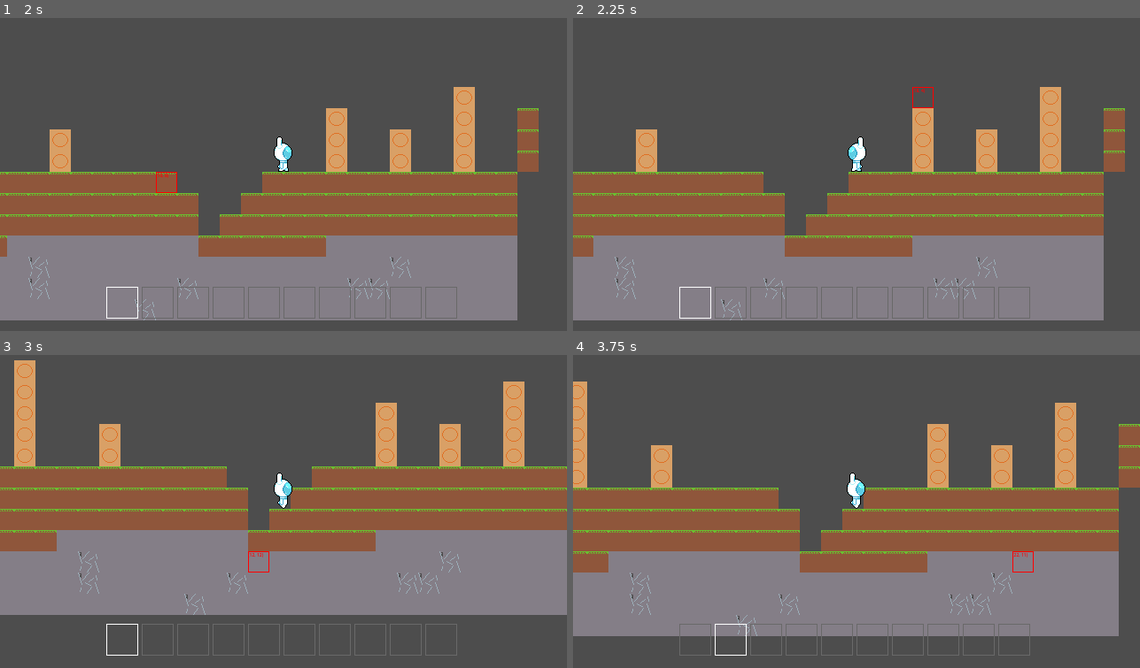
Above: before the commit, frames 1-4 (two rows, left to right).
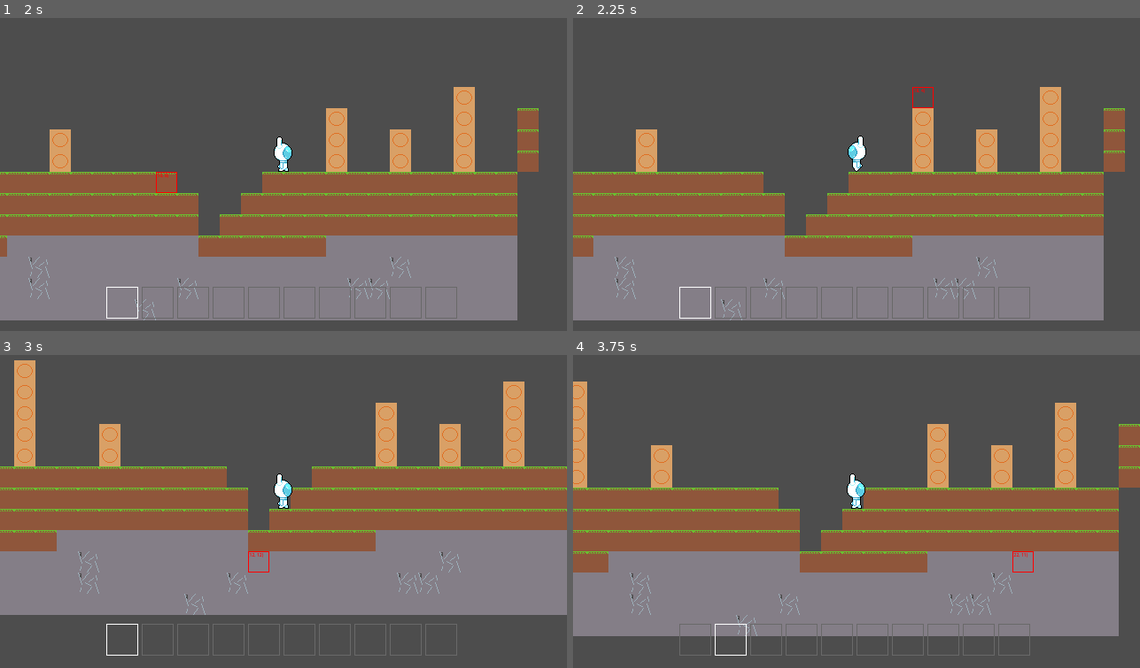
Above: after the commit, the same moments.

Repository: GriffinRio/Game-likeJam10
Game: Godot game, scene res://main.tscn
Same seed, same stepped clock (60 frames per second), same inputs: the game is played once before the commit and once after it.
Inputs (mouse positions are in pixels of both pictures, inside the frame that each line leads up to):
- Up to frame 1 (2 s): move the mouse to (408, 155) at 0.52 s; hold D (Move_Right) from 0.53 s (still down); click (408, 155) at 0.6 s; tap W (Jump) at 0.77, 1.52 s; move the mouse to (170, 187) at 1.27 s; click (170, 187) at 1.35 s
- Up to frame 2 (2.25 s): move the mouse to (913, 102) at 2.02 s; release D (Move_Right) at 2.03 s; hold A (Move_Left) from 2.03 s (still down); hold 1 (Direct_Item_Switch) from 2.03 s (still down)
- Up to frame 3 (3 s): click (340, 439) at 2.3 s; move the mouse to (255, 570) at 2.77 s; release A (Move_Left) at 2.78 s; release 1 (Direct_Item_Switch) at 2.78 s; hold D (Move_Right) from 2.78 s (still down); right-click (255, 570) at 2.85 s
- Up to frame 4 (3.75 s): keep holding D (Move_Right); tap W (Jump) at 3.02 s; click (828, 570) at 3.05 s; move the mouse to (1026, 555) at 3.52 s; hold Mouse wheel down (Switch_Item_Down) from 3.53 s (still down)

Frame 1 is identical in both runs. In frame 2, 0.1% of the frame differs, in the area x 48-52%, y 37-50%; in frame 3, 0.1%; in frame 4, 0.1%.

Commit message:
Animation state machine oh yeah

Diff:
--- a/gameLikeJam10/Characters/player.gd
+++ b/gameLikeJam10/Characters/player.gd
@@ -16,11 +16,12 @@
 @onready var inventory : Inventory = $Inventory
 @onready var _animated_sprite : AnimatedSprite2D = $AnimatedSprite2D
 @onready var collision_shape_2d : CollisionShape2D = $CollisionShape2D
-
+@onready var animation_tree : AnimationTree = $AnimationTree
 var is_mining : bool
 var equipped : int
 
 func _ready() -> void:
+	animation_tree.active = true
 	var hitbox : RectangleShape2D = collision_shape_2d.shape
 	RADIUS_Y = hitbox.size.y / 2.0
 	RADIUS_X = hitbox.size.x / 2.0
@@ -46,14 +47,15 @@
 
 	# Get the input direction and handle the movement/deceleration and animation.
 	var direction := Input.get_axis("Move_Left", "Move_Right")
+	animation_tree.set("parameters/Move/blend_position", direction)
+	animation_tree.set("parameters/conditions/is_mining", is_mining)
+	animation_tree.set("parameters/conditions/!is_mining", !is_mining)
+
 	if direction:
-		_animated_sprite.play("Player_Walk")
 		_animated_sprite.flip_h = (direction < 0)
 		velocity.x = direction * SPEED
 	else:
 		velocity.x = move_toward(velocity.x, 0, SPEED)
-		if(not is_mining):
-			_animated_sprite.play("Player_Idle")
 
 	move_and_slide()
 
@@ -75,10 +77,6 @@
 		is_mining = !is_mining
 		print("mining: " + str(is_mining))
 		mining.emit(is_mining, get_equipped())
-		if(is_mining):
-			_animated_sprite.play("Player_Mine")
-		else:
-			_animated_sprite.play("Player_Idle")
 
 ## changes equipped
 func change_equipped(index : int) -> void:
--- a/gameLikeJam10/Characters/player.tscn
+++ b/gameLikeJam10/Characters/player.tscn
@@ -85,6 +85,139 @@
 "speed": 5.0
 }]
 
+[sub_resource type="Animation" id="Animation_65n15"]
+length = 0.2
+loop_mode = 1
+step = 0.2
+tracks/0/type = "value"
+tracks/0/imported = false
+tracks/0/enabled = true
+tracks/0/path = NodePath("AnimatedSprite2D:animation")
+tracks/0/interp = 0
+tracks/0/loop_wrap = true
+tracks/0/keys = {
+"times": PackedFloat32Array(0),
+"transitions": PackedFloat32Array(1),
+"update": 0,
+"values": [&"Player_Idle"]
+}
+tracks/1/type = "value"
+tracks/1/imported = false
+tracks/1/enabled = true
+tracks/1/path = NodePath("AnimatedSprite2D:frame")
+tracks/1/interp = 0
+tracks/1/loop_wrap = true
+tracks/1/keys = {
+"times": PackedFloat32Array(0),
+"transitions": PackedFloat32Array(1),
+"update": 0,
+"values": [0]
+}
+
+[sub_resource type="Animation" id="Animation_l48on"]
+length = 0.8
+loop_mode = 1
+step = 0.2
+tracks/0/type = "value"
+tracks/0/imported = false
+tracks/0/enabled = true
+tracks/0/path = NodePath("AnimatedSprite2D:animation")
+tracks/0/interp = 0
+tracks/0/loop_wrap = true
+tracks/0/keys = {
+"times": PackedFloat32Array(0),
+"transitions": PackedFloat32Array(1),
+"update": 0,
+"values": [&"Player_Mine"]
+}
+tracks/1/type = "value"
+tracks/1/imported = false
+tracks/1/enabled = true
+tracks/1/path = NodePath("AnimatedSprite2D:frame")
+tracks/1/interp = 0
+tracks/1/loop_wrap = true
+tracks/1/keys = {
+"times": PackedFloat32Array(0, 0.2, 0.4, 0.6),
+"transitions": PackedFloat32Array(1, 1, 1, 1),
+"update": 0,
+"values": [0, 1, 2, 3]
+}
+
+[sub_resource type="Animation" id="Animation_4m0gv"]
+length = 0.8
+loop_mode = 1
+step = 0.2
+tracks/0/type = "value"
+tracks/0/imported = false
+tracks/0/enabled = true
+tracks/0/path = NodePath("AnimatedSprite2D:animation")
+tracks/0/interp = 0
+tracks/0/loop_wrap = true
+tracks/0/keys = {
+"times": PackedFloat32Array(0),
+"transitions": PackedFloat32Array(1),
+"update": 0,
+"values": [&"Player_Walk"]
+}
+tracks/1/type = "value"
+tracks/1/imported = false
+tracks/1/enabled = true
+tracks/1/path = NodePath("AnimatedSprite2D:frame")
+tracks/1/interp = 0
+tracks/1/loop_wrap = true
+tracks/1/keys = {
+"times": PackedFloat32Array(0, 0.2, 0.4, 0.6),
+"transitions": PackedFloat32Array(1, 1, 1, 1),
+"update": 0,
+"values": [0, 1, 2, 3]
+}
+
+[sub_resource type="AnimationLibrary" id="AnimationLibrary_p728j"]
+_data = {
+&"Player_Idle": SubResource("Animation_65n15"),
+&"Player_Mine": SubResource("Animation_l48on"),
+&"Player_Walk": SubResource("Animation_4m0gv")
+}
+
+[sub_resource type="AnimationNodeAnimation" id="AnimationNodeAnimation_5slg2"]
+animation = &"Player_Idle"
+
+[sub_resource type="AnimationNodeAnimation" id="AnimationNodeAnimation_cbmiu"]
+animation = &"Player_Walk"
+
+[sub_resource type="AnimationNodeAnimation" id="AnimationNodeAnimation_w3rah"]
+animation = &"Player_Walk"
+
+[sub_resource type="AnimationNodeBlendSpace1D" id="AnimationNodeBlendSpace1D_c4gpq"]
+blend_point_0/node = SubResource("AnimationNodeAnimation_5slg2")
+blend_point_0/pos = 0.0
+blend_point_1/node = SubResource("AnimationNodeAnimation_cbmiu")
+blend_point_1/pos = -1.0
+blend_point_2/node = SubResource("AnimationNodeAnimation_w3rah")
+blend_point_2/pos = 1.0
+blend_mode = 1
+
+[sub_resource type="AnimationNodeAnimation" id="AnimationNodeAnimation_65n15"]
+animation = &"Player_Mine"
+
+[sub_resource type="AnimationNodeStateMachineTransition" id="AnimationNodeStateMachineTransition_642pg"]
+advance_mode = 2
+
+[sub_resource type="AnimationNodeStateMachineTransition" id="AnimationNodeStateMachineTransition_l48on"]
+advance_mode = 2
+advance_condition = &"is_mining"
+
+[sub_resource type="AnimationNodeStateMachineTransition" id="AnimationNodeStateMachineTransition_4m0gv"]
+advance_mode = 2
+advance_condition = &"!is_mining"
+
+[sub_resource type="AnimationNodeStateMachine" id="AnimationNodeStateMachine_q6x5r"]
+states/Move/node = SubResource("AnimationNodeBlendSpace1D_c4gpq")
+states/Move/position = Vector2(393, 100)
+states/Player_Mine/node = SubResource("AnimationNodeAnimation_65n15")
+states/Player_Mine/position = Vector2(567, 100)
+transitions = ["Start", "Move", SubResource("AnimationNodeStateMachineTransition_642pg"), "Move", "Player_Mine", SubResource("AnimationNodeStateMachineTransition_l48on"), "Player_Mine", "Move", SubResource("AnimationNodeStateMachineTransition_4m0gv")]
+
 [node name="Player" type="CharacterBody2D" unique_id=345442620]
 collision_layer = 0
 script = ExtResource("1_4flbx")
@@ -101,5 +234,15 @@
 [node name="AnimatedSprite2D" type="AnimatedSprite2D" parent="." unique_id=305023575]
 position = Vector2(0, -24)
 sprite_frames = SubResource("SpriteFrames_65n15")
-animation = &"Player_Idle"
+animation = &""
 autoplay = "Player_Walk"
+
+[node name="AnimationPlayer" type="AnimationPlayer" parent="." unique_id=1364681831]
+libraries/ = SubResource("AnimationLibrary_p728j")
+
+[node name="AnimationTree" type="AnimationTree" parent="." unique_id=1126929104]
+tree_root = SubResource("AnimationNodeStateMachine_q6x5r")
+anim_player = NodePath("../AnimationPlayer")
+parameters/conditions/!is_mining = false
+parameters/conditions/is_mining = false
+parameters/Move/blend_position = 0.0
